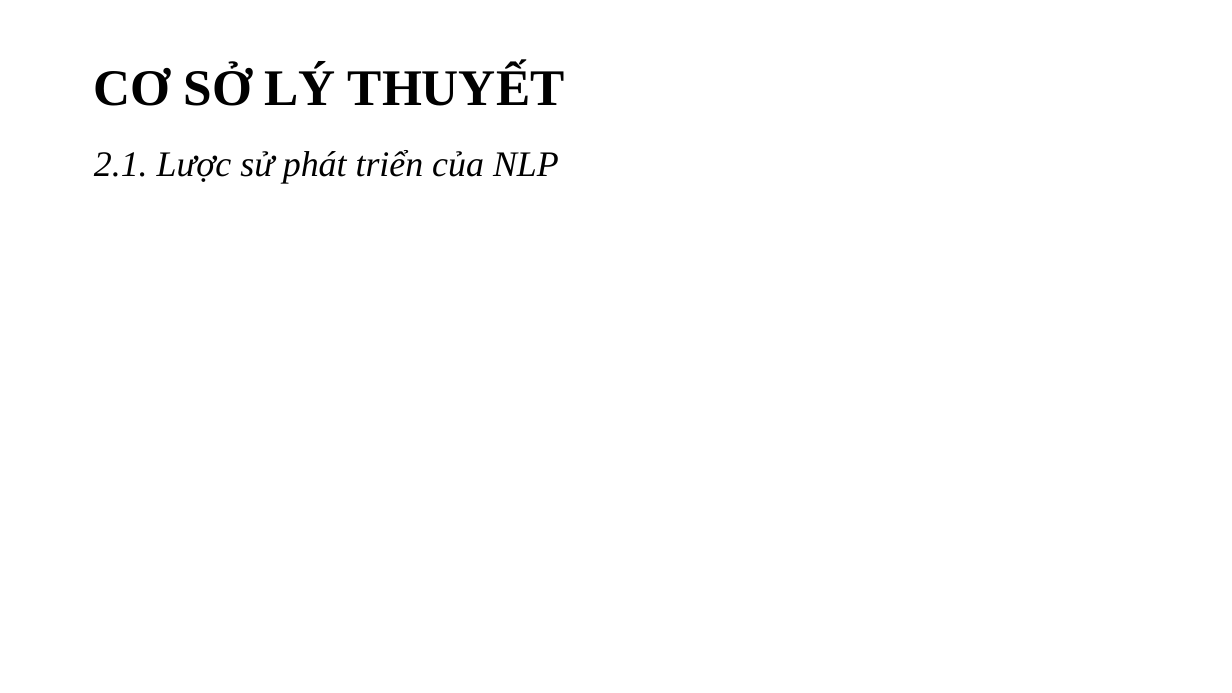
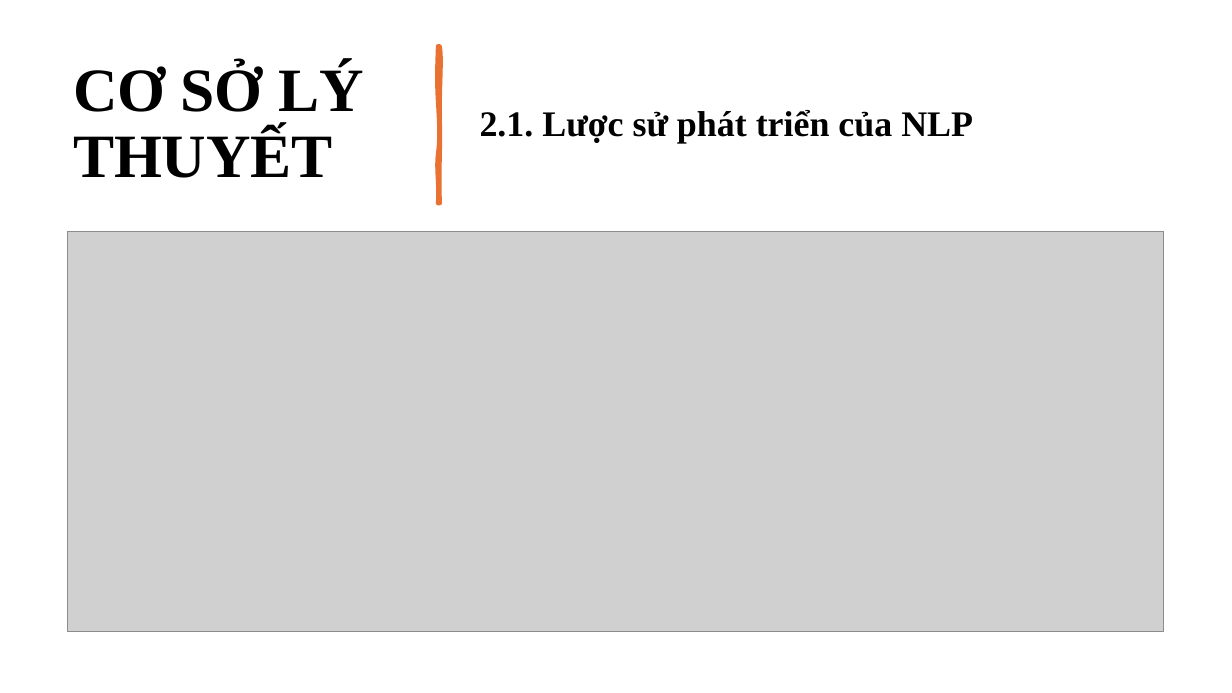
Before and after one commit to ngovanuc/Vietnamese_History_Chatbot, a slide deck: slide 9 of documents/slide bao cao v2.pptx. Drawn at 1232x693 pixels with LibreOffice and Linux fonts; fonts in the diff are those of the drawing; grey boxes stand for pictures. Boxes give left, top, right and bottom in pixels: in the first picture for what was removed or moved away, otherwise in the second. Text is boxed around its words. In the diff, an @@ line names an element or a change of style, - is before the commit and + after.

```diff
--- a/documents/slide bao cao v2.pptx
+++ b/documents/slide bao cao v2.pptx
@@ title "CƠ SỞ LÝ THUYẾT": place and size @@
-title "CƠ SỞ LÝ THUYẾT" at box(94, 65, 565, 106)
+title "CƠ SỞ LÝ THUYẾT" at box(73, 63, 363, 178)
@@ title "CƠ SỞ LÝ THUYẾT" at box(73, 63, 363, 178): size 40 to 48 pt @@
@@ freeform shape added at box(438, 46, 440, 203), fill #E97132, outline #E97132 3.25 pt @@
@@ text "2.1. Lược sử phát triển ...": place and size @@
-text "2.1. Lược sử phát triển ..." at box(94, 150, 559, 184)
+text "2.1. Lược sử phát triển ..." at box(480, 110, 973, 143)
@@ text "2.1. Lược sử phát triển ..." at box(480, 110, 973, 143): bold on, italic off; vertical alignment top to middle @@
@@ picture added at box(67, 232, 1164, 632) @@
```
Also in this commit, not shown: 10 other slides changed, 1 slide added, 2 other files.
